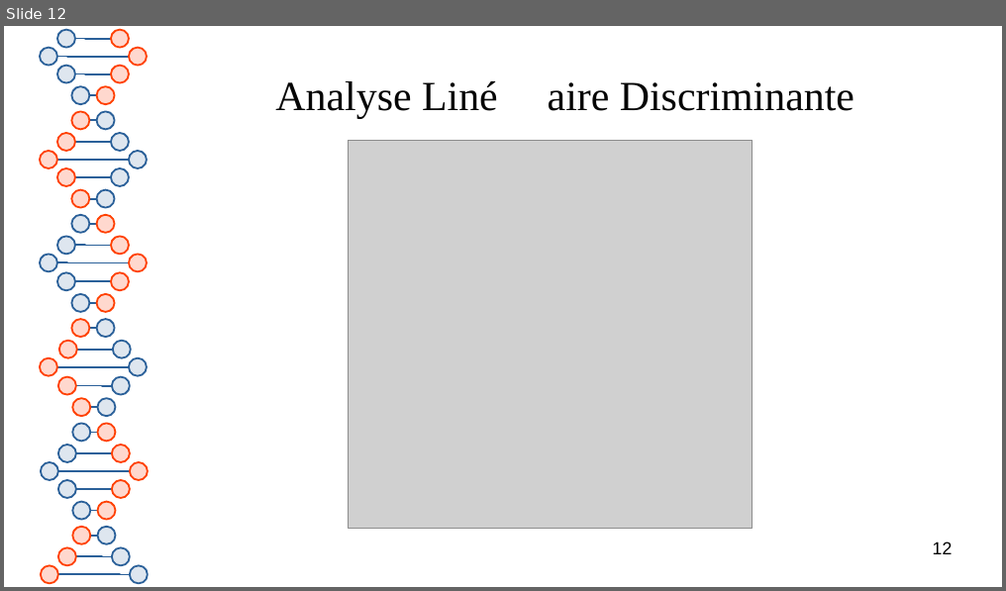
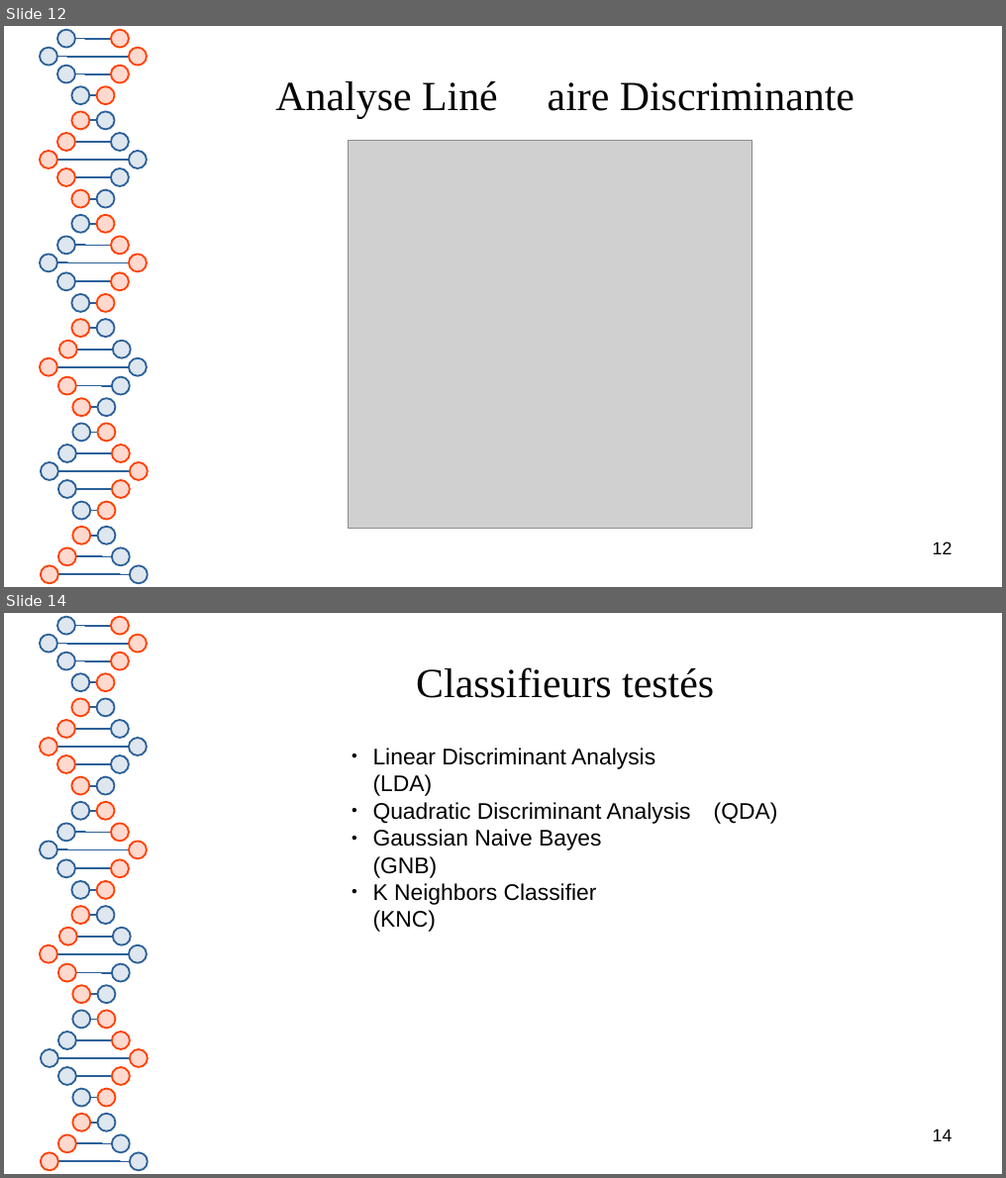
Before and after one commit to Polytech-E2I/data-processing, a slide deck: Projet1/report.odp. Shown one above the other, each under a label of ours: slide 12 before the commit, slides 12 and 14 after it; the slides between them are not shown. The pictures are 1006x591 and 1006x1178 pixels, drawn with LibreOffice and Linux fonts; fonts in the diff are those of the drawing; grey boxes stand for pictures. Boxes give left, top, right and bottom in pixels: in the first picture for what was removed or moved away, otherwise in the second. Text is boxed around its words. In the diff, an @@ line names an element or a change of style, - is before the commit and + after.

```diff
--- a/Projet1/report.odp
+++ b/Projet1/report.odp
@@ slide 14 added at [4, 613, 1002, 1174], background #FFFFFF; not listed: 81 template elements that a slide beside it also shows @@
@@ title added at [416, 667, 714, 698], 33 pt, text #050505 @@
+Classifieurs testés
@@ text added at [373, 748, 691, 932], 18 pt, text #000000 @@
+● Linear Discriminant Analysis (LDA)
+● Quadratic Discriminant Analysis (QDA)
+● Gaussian Naive Bayes (GNB)
+● K Neighbors Classifier (KNC)
@@ page number added at [933, 1129, 952, 1142], 14 pt, text #000000 @@
+14
```
Also in this commit, not shown: 2 slides changed, 2 other slides added, 2 other files.
